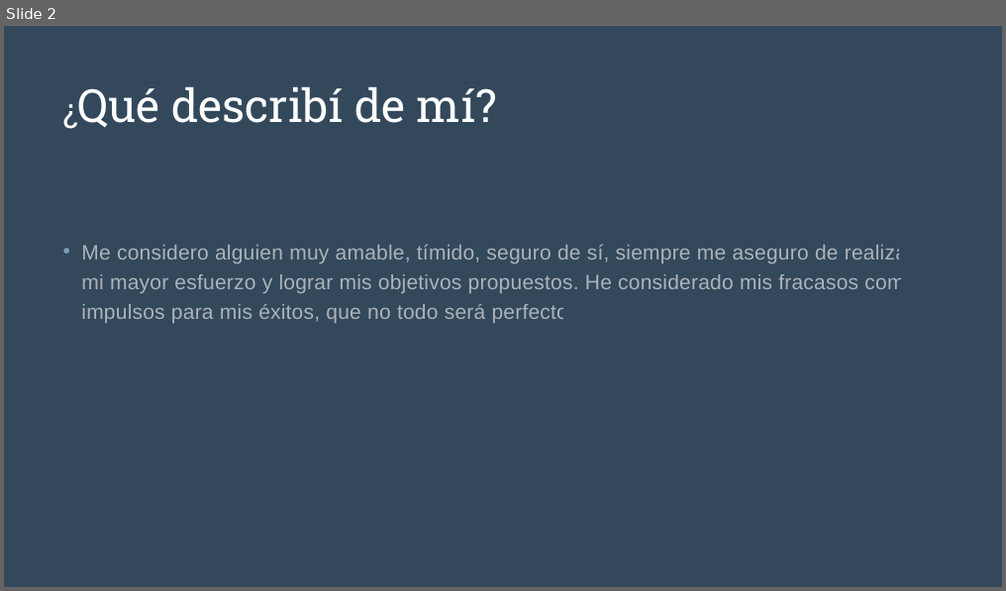
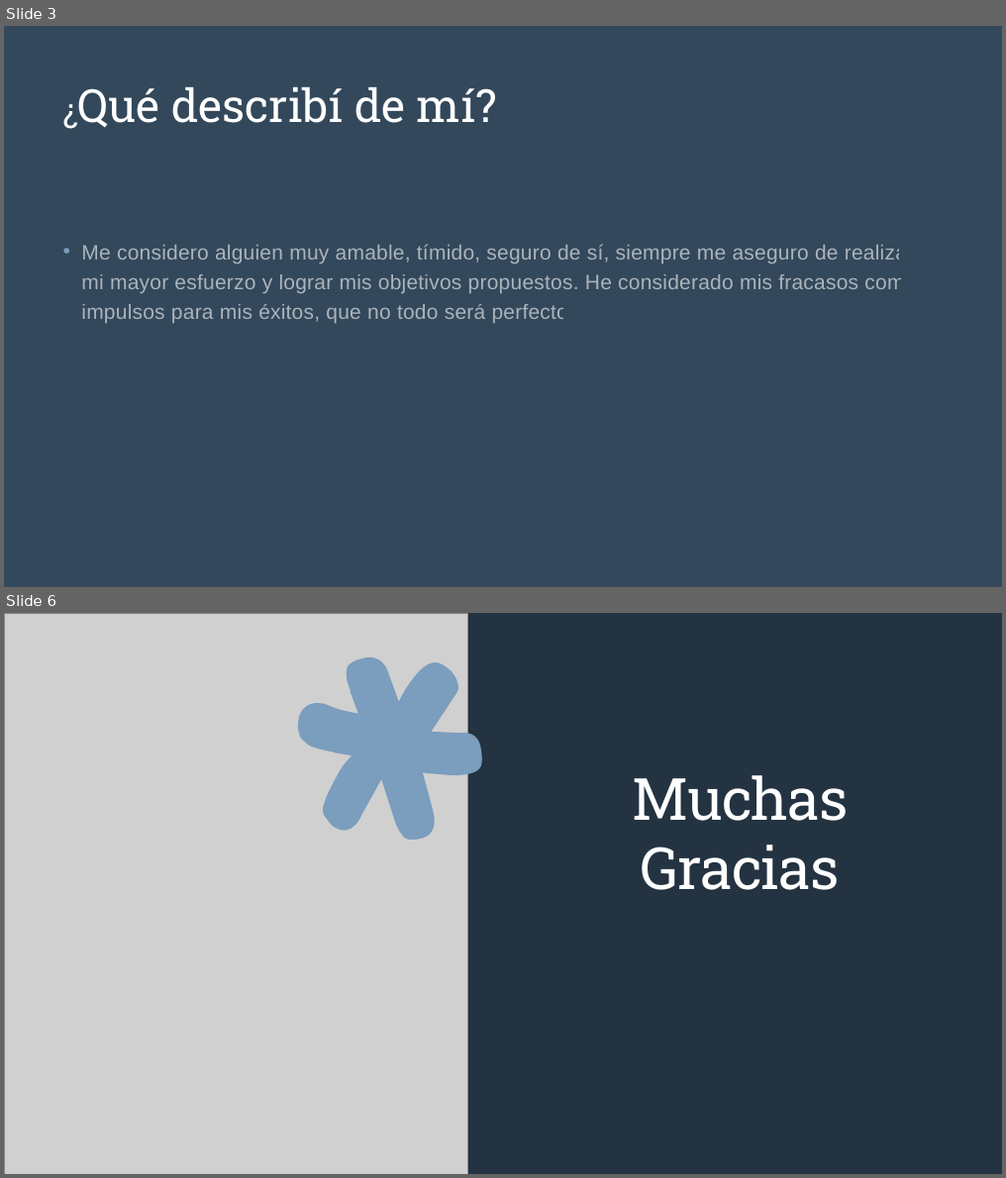
Before and after one commit to Jorge004/SemestralEstadisticas, a slide deck: Story Telling.pptx. Shown one above the other, each under a label of ours: slide 2 before the commit, slides 3 and 6 after it; the slides between them are not shown. The pictures are 1006x591 and 1006x1178 pixels, drawn with LibreOffice and Linux fonts; fonts in the diff are those of the drawing; grey boxes stand for pictures. Boxes give left, top, right and bottom in pixels: in the first picture for what was removed or moved away, otherwise in the second. Text is boxed around its words. In the diff, an @@ line names an element or a change of style, - is before the commit and + after.

```diff
--- a/Story Telling.pptx
+++ b/Story Telling.pptx
@@ slide 6 added at (x1=4, y1=613, x2=1002, y2=1174), background #243341 @@
@@ rectangle added at (x1=4, y1=613, x2=1002, y2=1174), fill #243341 @@
@@ picture added at (x1=4, y1=613, x2=467, y2=1174) @@
@@ freeform shape added at (x1=257, y1=614, x2=517, y2=876), fill #7B9EBE @@
@@ title added at (x1=633, y1=775, x2=848, y2=890), 56 pt, text #FFFFFF @@
+Muchas Gracias
@@ what was slide 2 is now slide 3 @@
```
Also in this commit, not shown: 2 slides changed, 1 other slide added.
